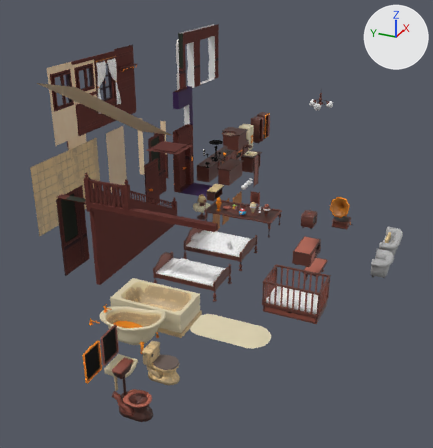
The FBX model Assets/Models/Builds_Models/Build01.fbx as it was, and as the next commit left it.
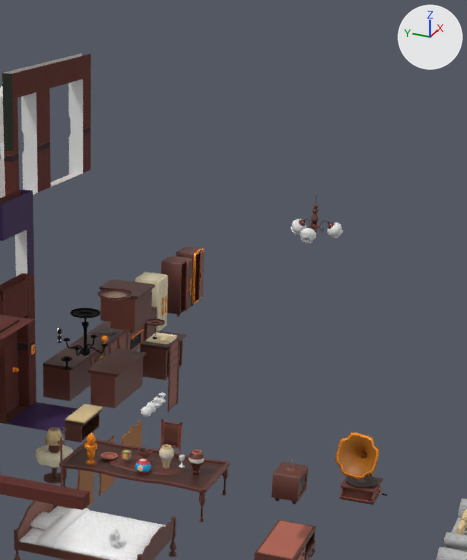
There are two pictures of each version: one whole from a camera (50 mm lens) standing at (-31.1, -14.0, 14.3) and looking at (-2.8, -1.3, 0.2), one close up on the part from 41% to 90% of the width and 0% to 57% of the height. The lights are fixed; the arrows at upper right show +X, +Y and +Z. The first two pictures are the older version. Where no turn or scale is listed for an object, it has been applied to the vertices.

In view in the first close-up: 'Bedspread', 'DoorFrame03', 'DoorFrame03_MultiTextures', 'Kitchen_Furtniture_Base', 'Kitchen_Furtniture_Center', 'Kitchen_Furtniture_Center_angle', 'TV_Furniture', 'Table_Large01', 'Wall_Exit_Large', 'Wall_Exit_Small', 'bed_01', 'stairs_ground_ramp' and 67 more.
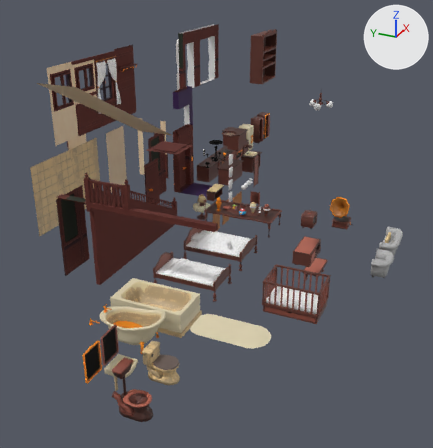
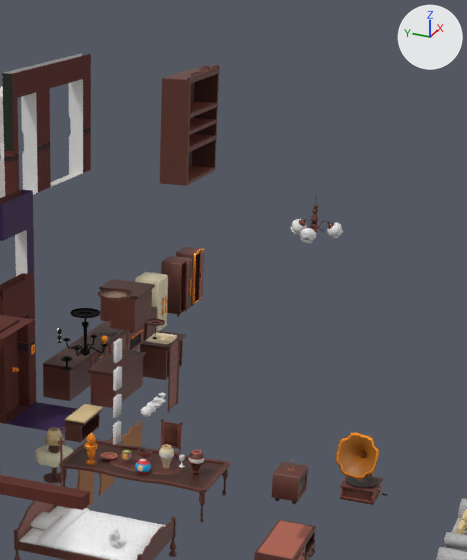
Where the change shows, as pixel boxes [x1, y1, x2, y2] in the close-ups (467 x 560 px):
'bookcase_01', added (brown)
    after: [160, 65, 220, 186]
'bookcase_line_01', added
    after: [189, 118, 216, 135]
'BookA_03', added
    after: [113, 366, 122, 391]
'BookA_02', added
    after: [113, 394, 122, 418]
'BookA_04', added
    after: [114, 338, 122, 363]
'BookA_01', added
    after: [113, 421, 121, 445]

What changed in the scene script:
```text
Add mat_book:
    mat_book = principled_material('Book')
    mat_book.base_color = (0.8, 0.8, 0.8)  # white #e7e7e7
Add me_cube_153:
    me_cube_153.from_pydata(...)  # 8 vertices, 6 faces; spans x -1.39..1.39, y -0.86..0.0, z -0.06..0.06
    me_cube_153.materials.append(mat_props01)  # picture img_props01_psd
Add me_cube_154:
    me_cube_154.from_pydata(...)  # 129 vertices, 262 faces; spans x -0.028..0.332, y -0.09..0.0, z -0.27..0.27
    # faces by material slot: [24, 238]
    me_cube_154.materials.append(mat_ball)  # picture img_balll_png
    me_cube_154.materials.append(mat_book)  # its picture is missing
Add me_cube_155:
    me_cube_155.from_pydata(...)  # 129 vertices, 262 faces; spans x -0.028..0.332, y -0.09..0.0, z -0.27..0.27
    # faces by material slot: [24, 238]
    me_cube_155.materials.append(mat_ball)  # picture img_balll_png
    me_cube_155.materials.append(mat_book)  # its picture is missing
Add me_cube_156:
    me_cube_156.from_pydata(...)  # 129 vertices, 262 faces; spans x -0.028..0.332, y -0.09..0.0, z -0.27..0.27
    # faces by material slot: [24, 238]
    me_cube_156.materials.append(mat_ball)  # picture img_balll_png
    me_cube_156.materials.append(mat_book)  # its picture is missing
Add me_cube_152:
    me_cube_152.from_pydata(...)  # 176 vertices, 348 faces; spans x -1.5..1.5, y -1.0..0.0, z 0.0..3.79
    me_cube_152.materials.append(mat_props01)  # picture img_props01_psd
Add me_cube_157:
    me_cube_157.from_pydata(...)  # 129 vertices, 262 faces; spans x -0.028..0.332, y -0.09..0.0, z -0.27..0.27
    # faces by material slot: [24, 238]
    me_cube_157.materials.append(mat_ball)  # picture img_balll_png
    me_cube_157.materials.append(mat_book)  # its picture is missing
Add ob_bookcase_line_01:
    ob_bookcase_line_01 = bpy.data.objects.new('bookcase_line_01', me_cube_153)
    ob_bookcase_line_01.location = (13.52, 2.47, 6.8)
Add ob_booka_01:
    ob_booka_01 = bpy.data.objects.new('BookA_01', me_cube_154)
    ob_booka_01.location = (-1.65, -1.54, 1.39)
Add ob_booka_02:
    ob_booka_02 = bpy.data.objects.new('BookA_02', me_cube_155)
    ob_booka_02.location = (-1.65, -1.54, 2.14)
Add ob_booka_03:
    ob_booka_03 = bpy.data.objects.new('BookA_03', me_cube_156)
    ob_booka_03.location = (-1.65, -1.54, 2.89)
Add ob_bookcase_01:
    ob_bookcase_01 = bpy.data.objects.new('bookcase_01', me_cube_152)
    ob_bookcase_01.location = (13.52, 2.6, 5.05)
Add ob_booka_04:
    ob_booka_04 = bpy.data.objects.new('BookA_04', me_cube_157)
    ob_booka_04.location = (-1.65, -1.54, 3.64)
```
